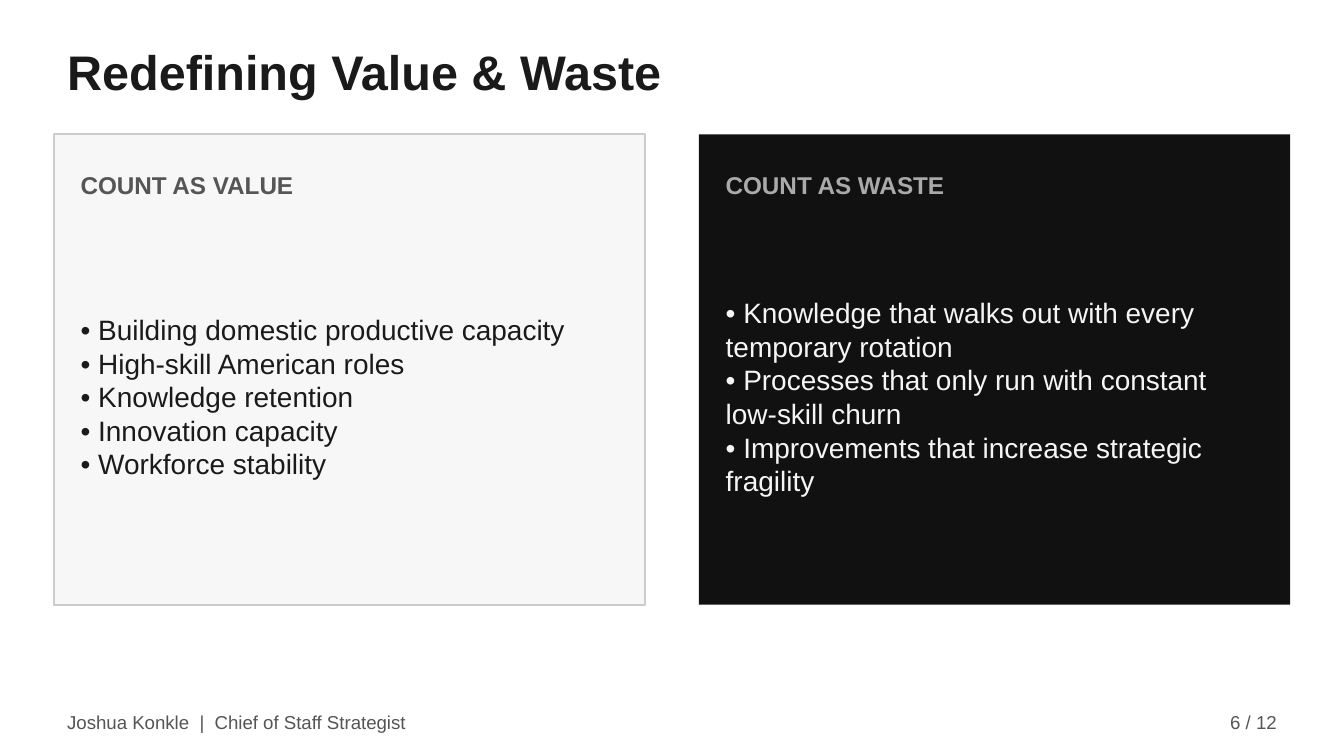
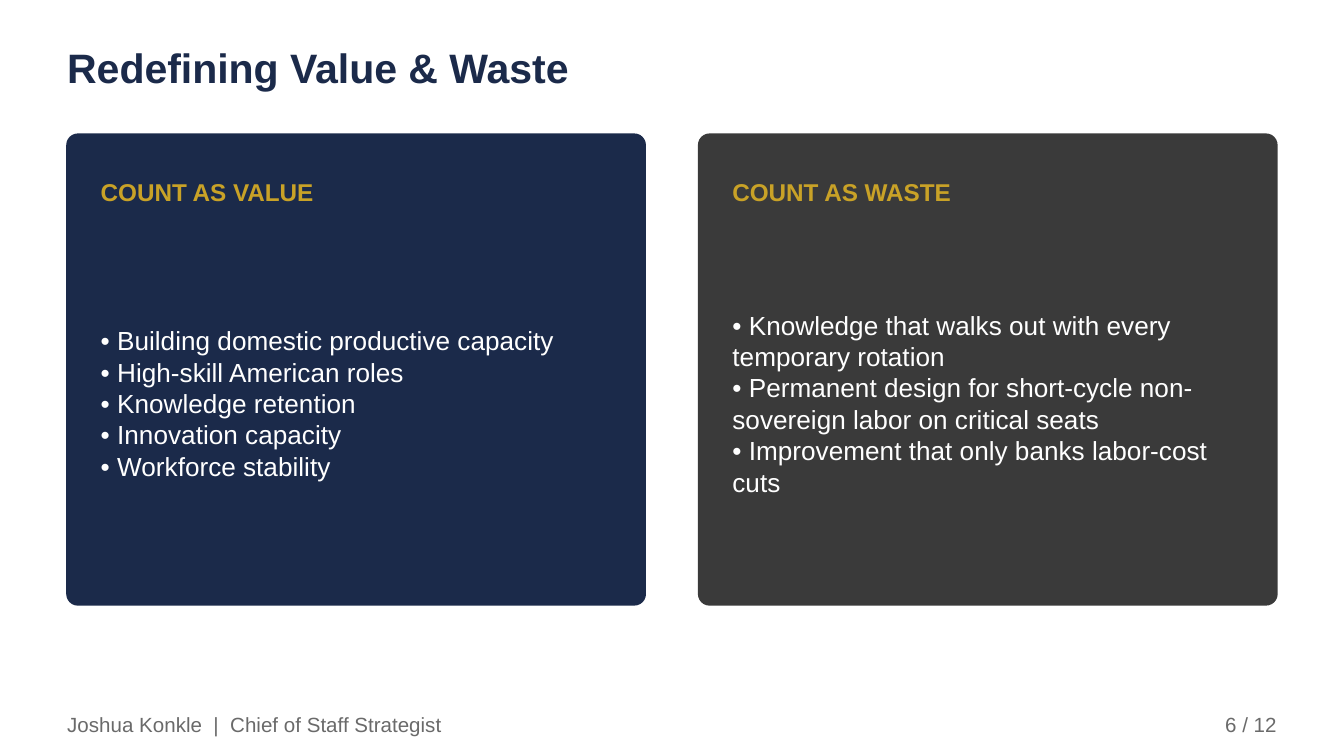
Before and after one commit to joshuakonkle/Hamilton-System, a slide deck: slide 6 of docs/webinar-resources/Module4-BMC-American-System-Hamiltonian-Value-Streams-Lean.pptx. Drawn at 1344x756 pixels with LibreOffice and Linux fonts; fonts in the diff are those of the drawing. Boxes give left, top, right and bottom in pixels: in the first picture for what was removed or moved away, otherwise in the second. Text is boxed around its words. In the diff, an @@ line names an element or a change of style, - is before the commit and + after.

Commit message:
design v2 added to these
no material content changes, only design elements to match the company design guide as applied to the EOS files first.

```diff
--- a/docs/webinar-resources/Module4-BMC-American-System-Hamiltonian-Value-Streams-Lean.pptx
+++ b/docs/webinar-resources/Module4-BMC-American-System-Hamiltonian-Value-Streams-Lean.pptx
@@ rectangle added at (0, 0, 1344, 755), fill #FFFFFF, outline #FFFFFF 1 pt @@
@@ text "Redefining Value & Waste" at (67, 53, 568, 91): size 26 to 22 pt, text colour #1A1A1A to #1B2A4A @@
@@ rectangle removed at (54, 134, 645, 605) @@
@@ rounded rectangle added at (67, 134, 645, 605), fill #1B2A4A, outline #1B2A4A 1 pt @@
@@ rectangle removed at (699, 134, 1290, 605) @@
@@ rounded rectangle added at (699, 134, 1277, 605), fill #3A3A3A, outline #3A3A3A 1 pt @@
@@ text "COUNT AS VALUE": place and size @@
-text "COUNT AS VALUE" at (81, 177, 293, 194)
+text "COUNT AS VALUE" at (101, 184, 313, 201)
@@ text "COUNT AS VALUE" at (101, 184, 313, 201): text colour #555555 to #C9A227 @@
@@ text "COUNT AS WASTE": place and size @@
-text "COUNT AS WASTE" at (726, 177, 944, 194)
+text "COUNT AS WASTE" at (732, 184, 951, 201)
@@ text "COUNT AS WASTE" at (732, 184, 951, 201): text colour #AAAAAA to #C9A227 @@
@@ text "• Building domestic productive capacity": place and size @@
-text "• Building domestic productive capacity" at (98, 319, 565, 479)
+text "• Building domestic productive capacity" at (117, 331, 553, 482)
@@ text "• Building domestic productive capacity" at (117, 331, 553, 482): size 15 to 14 pt, text colour #1A1A1A to #FFFFFF @@
@@ text "• Knowledge that walks out ...": place and size @@
-text "• Knowledge that walks out ..." at (726, 302, 1207, 496)
+text "• Knowledge that walks out ..." at (732, 316, 1207, 493)
@@ text at (732, 316, 1171, 372): size 15 to 14 pt, text colour #F5F5F5 to #FFFFFF in "• Knowledge that walks out with every ..." @@
@@ text at (732, 378, 1207, 493): text changed; size 15 to 14 pt; text colour #F5F5F5 to #FFFFFF @@
-• Processes that only run with constant low-skill churn
-• Improvements that increase strategic fragility
+• Permanent design for short-cycle non-sovereign labor on critical seats
+• Improvement that only banks labor-cost cuts
@@ text "Joshua Konkle | Chief of ..." at (67, 717, 441, 736): size 10 to 11 pt, text colour #555555 to #6A6A6A @@
@@ text "6 / 12" at (1225, 717, 1277, 732): size 10 to 11 pt, text colour #555555 to #6A6A6A @@
```
Also in this commit, not shown: 11 other slides changed, 9 other files.
